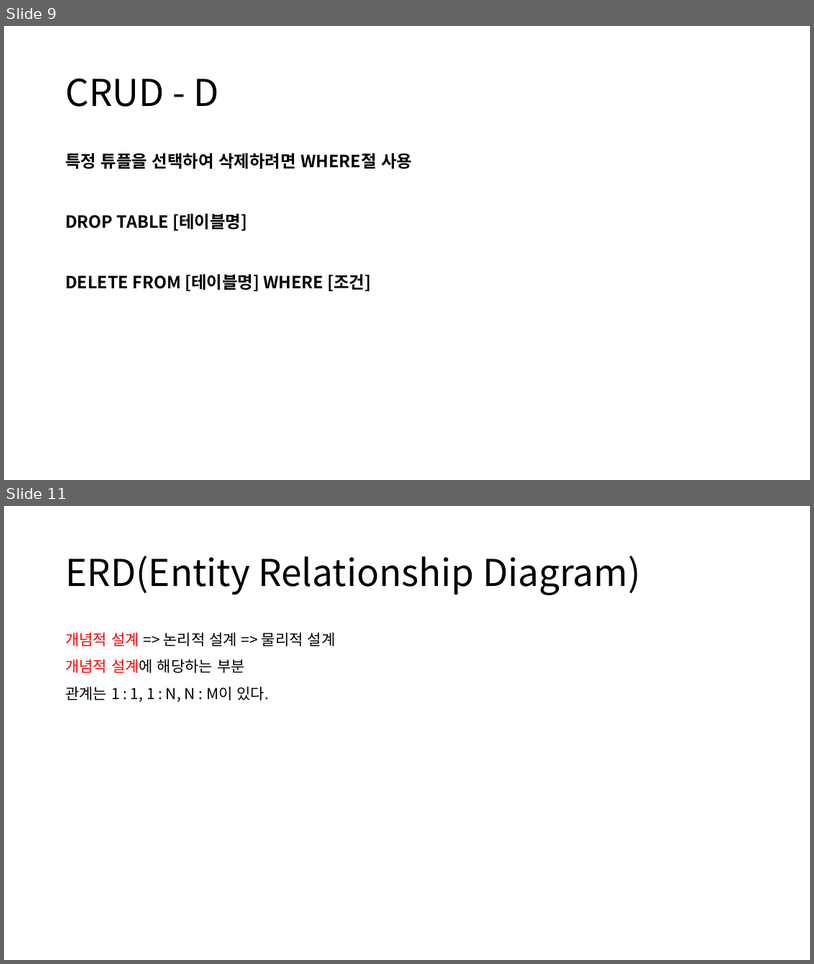
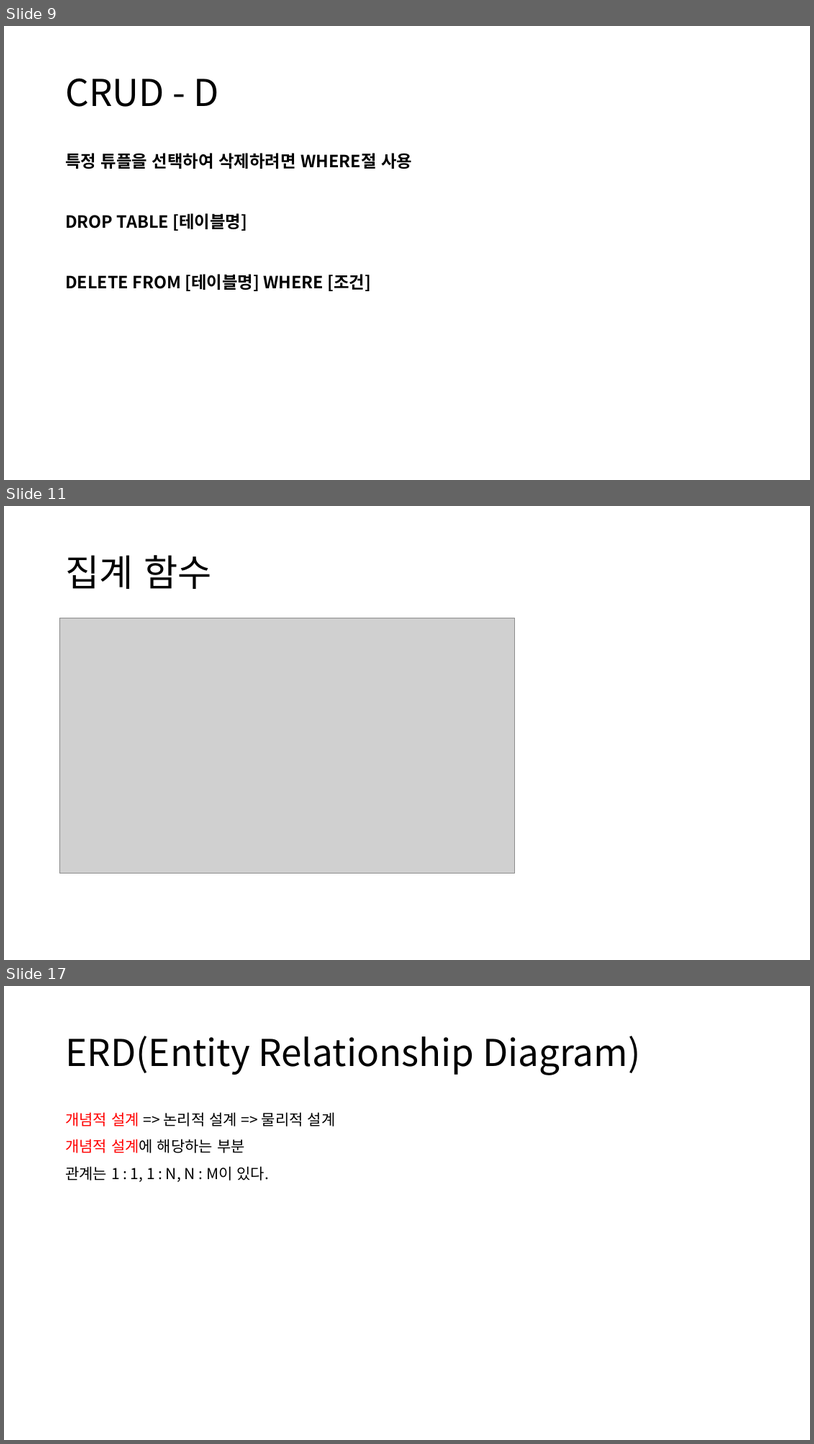
Before and after one commit to 98jiyong/DB, a slide deck: 자료/DB정리.pptx. Shown one above the other, each under a label of ours: slides 9 and 11 before the commit, slides 9, 11 and 17 after it; the slides between them are not shown. The pictures are 814x964 and 814x1444 pixels, drawn with LibreOffice and Linux fonts; fonts in the diff are those of the drawing; grey boxes stand for pictures. Boxes give left, top, right and bottom in pixels: in the first picture for what was removed or moved away, otherwise in the second. Text is boxed around its words. In the diff, an @@ line names an element or a change of style, - is before the commit and + after.

```diff
--- a/자료/DB정리.pptx
+++ b/자료/DB정리.pptx
@@ slide 11 added at <box>4,506,810,960</box>, background #FFFFFF @@
@@ title added at <box>65,555,211,589</box>, 44 pt, text #000000 @@
+집계 함수
@@ picture added at <box>59,618,515,873</box> @@
@@ what was slide 11 is now slide 17 @@
```
Also in this commit, not shown: 6 other slides added, 1 slide removed, 2 other files.
